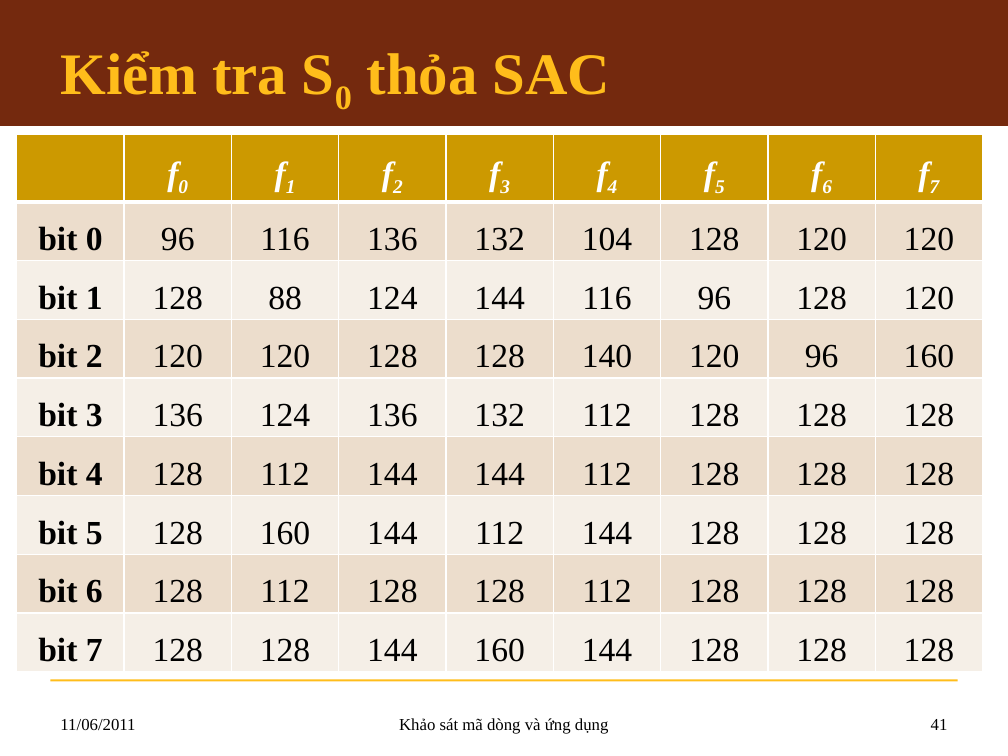
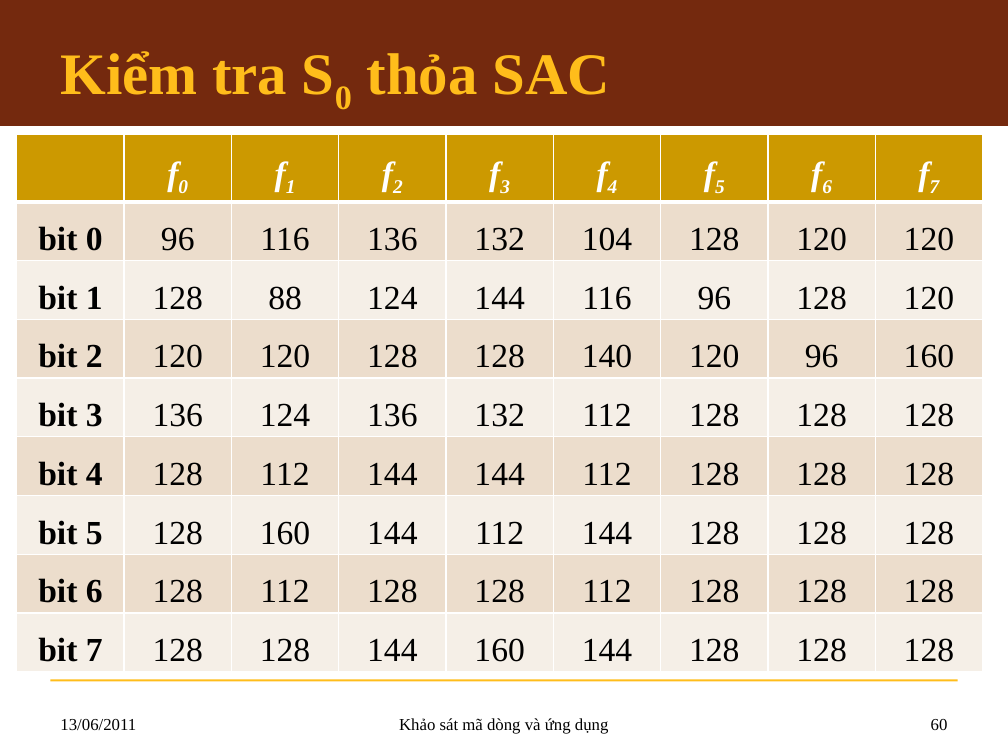
Before and after one commit to hemprasad/lvmm-sc, a slide deck: slide 60 of 7.Slide/KLTN_Slide.pptx (slide 41 before the commit). Drawn at 1008x756 pixels with LibreOffice and Linux fonts; fonts in the diff are those of the drawing; background and template pictures are left out. Boxes give left, top, right and bottom in pixels: in the first picture for what was removed or moved away, otherwise in the second. Text is boxed around its words. In the diff, an @@ line names an element or a change of style, - is before the commit and + after.

```diff
--- a/7.Slide/KLTN_Slide.pptx
+++ b/7.Slide/KLTN_Slide.pptx
@@ text at box(60, 719, 136, 730): text changed @@
-11/06/2011
+13/06/2011
@@ page number at box(931, 719, 948, 730): text changed @@
-41
+60
```
Also in this commit, not shown: 42 other slides changed, 29 slides added.
